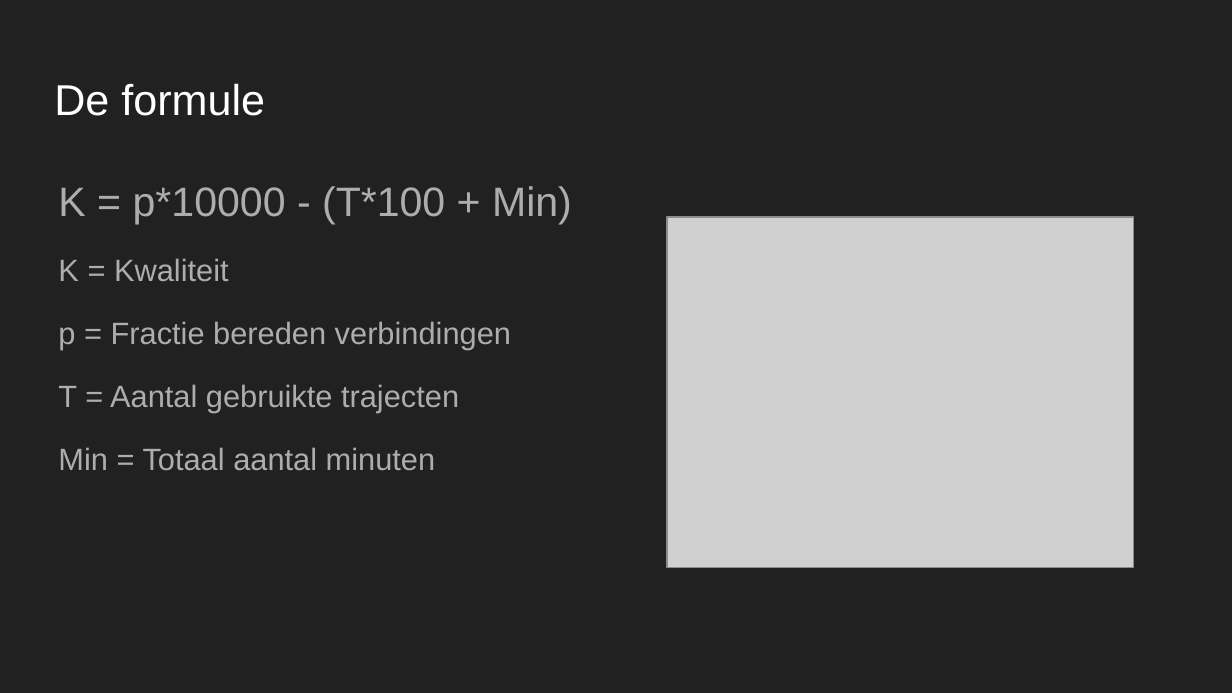
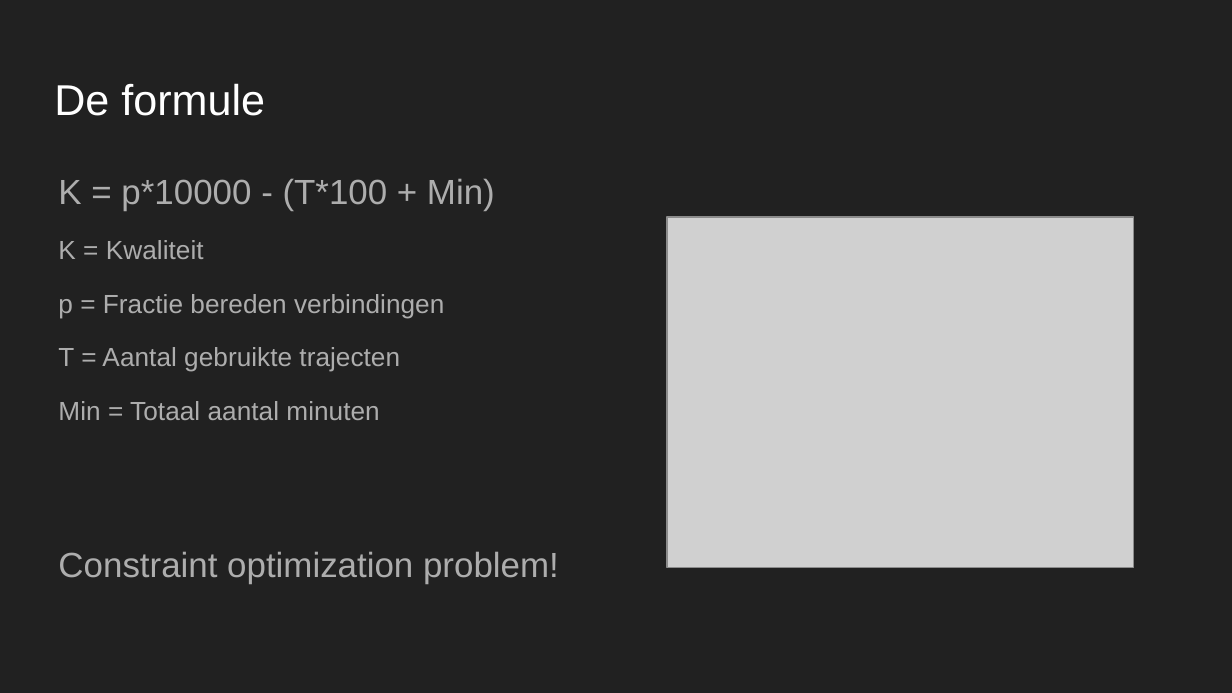
Before and after one commit to maiklarooij/Trainspotters, a slide deck: slide 4 of doc/Oefenpresentatie.pptx (slide 5 before the commit). Drawn at 1232x693 pixels with LibreOffice and Linux fonts; fonts in the diff are those of the drawing; grey boxes stand for pictures. Boxes give left, top, right and bottom in pixels: in the first picture for what was removed or moved away, otherwise in the second. Text is boxed around its words. In the diff, an @@ line names an element or a change of style, - is before the commit and + after.

```diff
--- a/doc/Oefenpresentatie.pptx
+++ b/doc/Oefenpresentatie.pptx
@@ text at [58,178,495,420]: size 24 to 20.4 pt in "K = p*10000 - (T*100 + Min)"; size 18 to 15.3 pt in "K = Kwaliteit", "p = Fractie bereden verbindingen", "T = Aantal gebruikte trajecten", "Min = Totaal aantal minuten"; line spacing 1.15 to 1.05 @@
@@ text at [58,551,559,584]: paragraph added @@
+Constraint optimization problem!
```
Also in this commit, not shown: 6 other slides changed, 4 slides added, 2 slides removed, 31 other files.
